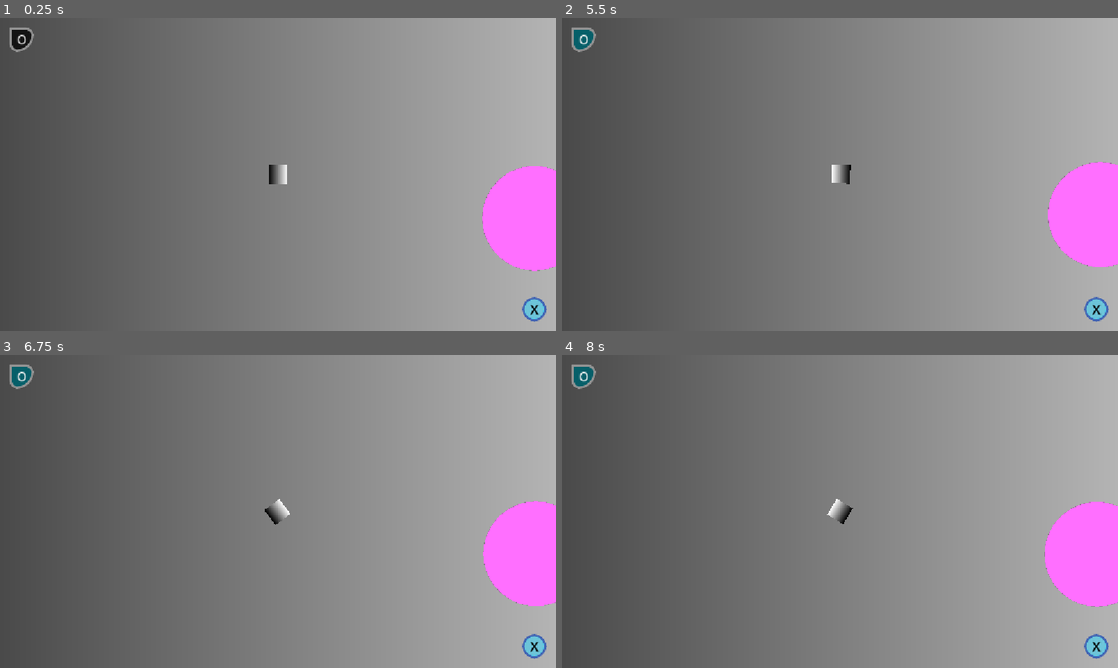
Above: before the commit, frames 1-4 (two rows, left to right).
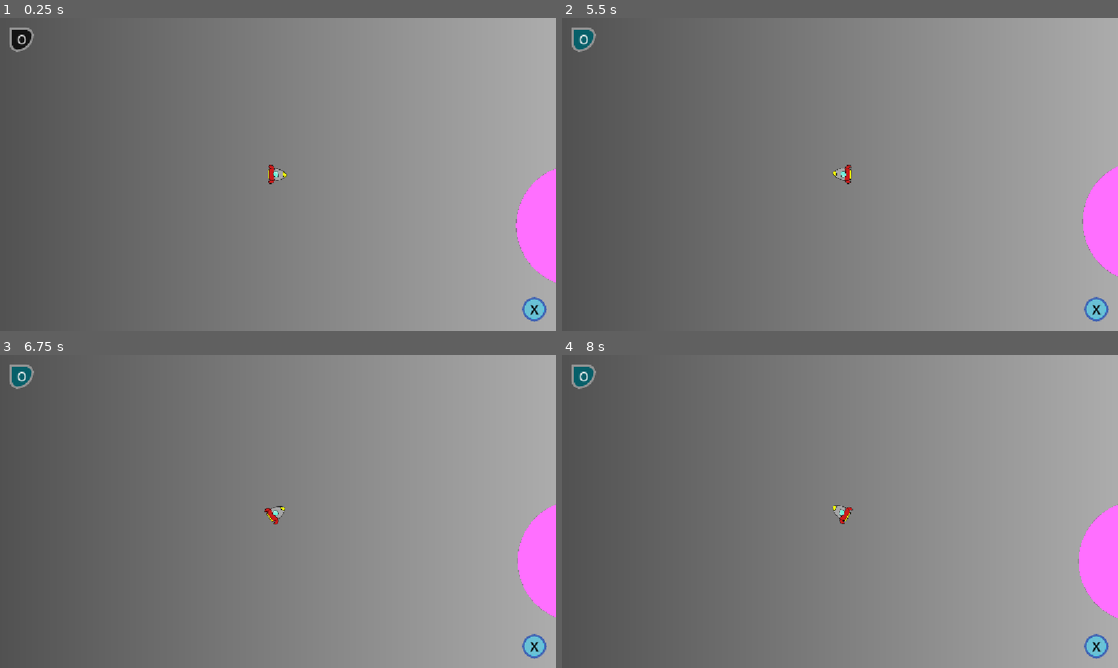
Above: after the commit, the same moments.

Repository: appellatebaton0/siege-7
Game: Godot game, scene res://scenes/main.tscn
The game is run twice, just before and just after one commit, with the same random seed, the same clock (stepped at 60 frames per second) and the same inputs.
Inputs:
- Up to frame 1 (0.25 s): no input
- Up to frame 2 (5.5 s): click "O" at 0.5 s; tap Enter at 1.25 s; hold Right (Right) 1.28-2 s; tap Space (Boost) at 1.35, 5, 5.1 s; click "Break Down" at 2 s; click "BUY" at 2.75 s; click "X" at 3.5 s; hold Shift (Brake) 4.28-5.03 s; tap Q (TractorBeam) at 4.35 s; hold Right (Right) from 5.03 s (still down)
- Up to frame 3 (6.75 s): tap Q (TractorBeam) at 5.85 s; release Right (Right) at 6.53 s; hold Left (Left) from 6.53 s (still down); tap Space (Boost) at 6.6 s
- Up to frame 4 (8 s): keep holding Left (Left); tap Q (TractorBeam) at 7.35 s

The runs differ from the first frame. In frame 1, 2.2% of the frame differs, in the area x 48-100%, y 46-85%; in frame 2, 2.2%, in the area x 48-100%, y 46-83%; in frame 3, 2.2%; in frame 4, 2.2%.

Commit message:
v0.17 - Player Texture
Added a texture for the spaceship.

Diff:
--- a/scenes/main.tscn
+++ b/scenes/main.tscn
@@ -1,7 +1,8 @@
-[gd_scene load_steps=39 format=3 uid="uid://cxeqhh6h3y3x4"]
+[gd_scene load_steps=38 format=3 uid="uid://cxeqhh6h3y3x4"]
 
 [ext_resource type="Script" uid="uid://dt4w43fklbmmx" path="res://scripts/player.gd" id="1_o5qli"]
 [ext_resource type="Script" uid="uid://cls3yti8p1cky" path="res://scripts/camera.gd" id="2_0wfyh"]
+[ext_resource type="Texture2D" uid="uid://5wljnoxpva8" path="res://assets/textures/player.png" id="2_eb6dy"]
 [ext_resource type="Script" uid="uid://cbcfhipgni0wp" path="res://scripts/planet.gd" id="2_sugp2"]
 [ext_resource type="Script" uid="uid://lfh1f0io7qh2" path="res://scripts/planet_data.gd" id="3_o6xl0"]
 [ext_resource type="Script" uid="uid://b3fnuhhpqy63i" path="res://scripts/menu_button.gd" id="4_jyhfs"]
@@ -21,11 +22,6 @@
 
 [sub_resource type="RectangleShape2D" id="RectangleShape2D_sugp2"]
 size = Vector2(64, 64)
-
-[sub_resource type="Gradient" id="Gradient_0wfyh"]
-
-[sub_resource type="GradientTexture2D" id="GradientTexture2D_sugp2"]
-gradient = SubResource("Gradient_0wfyh")
 
 [sub_resource type="RectangleShape2D" id="RectangleShape2D_choun"]
 size = Vector2(3, 85)
@@ -342,7 +338,7 @@
 shape = SubResource("RectangleShape2D_sugp2")
 
 [node name="Sprite2D" type="Sprite2D" parent="World/Player"]
-texture = SubResource("GradientTexture2D_sugp2")
+texture = ExtResource("2_eb6dy")
 
 [node name="RayCast2D" type="RayCast2D" parent="World/Player"]
 target_position = Vector2(1500, 0)
@@ -370,7 +366,7 @@
 shape = SubResource("CircleShape2D_jyhfs")
 
 [node name="Camera2D" type="Camera2D" parent="World" node_paths=PackedStringArray("player")]
-zoom = Vector2(0.6, 0.6)
+zoom = Vector2(0.7, 0.7)
 script = ExtResource("2_0wfyh")
 player = NodePath("../Player")
 
Binary file added: assets/textures/player.png
Not shown, added: assets/textures/player.png.import
Not shown, changed: .gitignore
